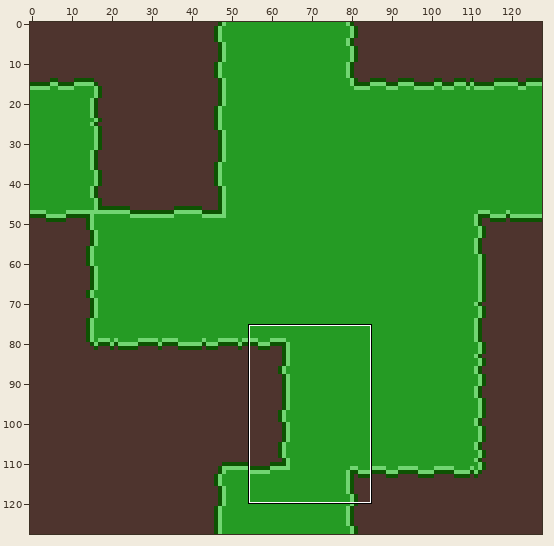
A pixel-art file gets an edit: Assets/Resources/Aseprite/GrassTilemap.aseprite. The first picture is a wide view before the edit; the outline marks the close-up.
Close-up. Old version:
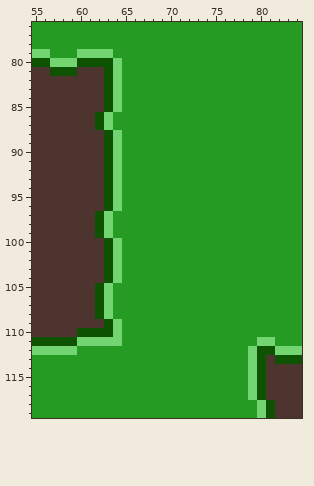
128x128 pixels, 1 frame. Shown: x 55..84, y 76..119.
After:
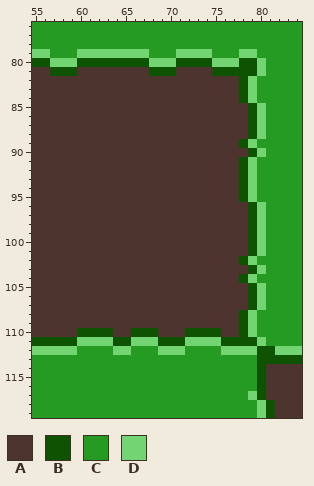
Palette (. is transparent): A #4e342e  B #0d5302  C #259b24  D #72d572
Log entry: Fix better tile Map Appearance
Difference:
{"y":79,"x":64,"old":"CCCC","new":"DDDD"}
{"y":79,"x":71,"old":"CCCC","new":"DDDD"}
{"y":79,"x":78,"old":"CC","new":"DD"}
{"y":80,"x":64,"old":"DCCCCCCCCCCCCCCCC","new":"BBBBDDDBBBBDDDBBD"}
{"y":81,"x":63,"old":"BDCCCCCCCCCCCCCCCC","new":"AAAAABBBAAAABBBBBD"}
{"y":82,"x":63,"old":"BDCCCCCCCCCCCCCCC","new":"AAAAAAAAAAAAAAABD"}
{"y":83,"x":63,"old":"BDCCCCCCCCCCCCCCC","new":"AAAAAAAAAAAAAAABD"}
{"y":84,"x":63,"old":"BDCCCCCCCCCCCCCCC","new":"AAAAAAAAAAAAAAABD"}
{"y":85,"x":63,"old":"BDCCCCCCCCCCCCCCCC","new":"AAAAAAAAAAAAAAAABD"}
{"y":86,"x":62,"old":"BDCCCCCCCCCCCCCCCCC","new":"AAAAAAAAAAAAAAAAABD"}
{"y":87,"x":62,"old":"BDCCCCCCCCCCCCCCCCC","new":"AAAAAAAAAAAAAAAAABD"}
{"y":88,"x":63,"old":"BDCCCCCCCCCCCCCCCC","new":"AAAAAAAAAAAAAAAABD"}
{"y":89,"x":63,"old":"BDCCCCCCCCCCCCCCC","new":"AAAAAAAAAAAAAAABD"}
{"y":90,"x":63,"old":"BDCCCCCCCCCCCCCCCC","new":"AAAAAAAAAAAAAAAABD"}
{"y":91,"x":63,"old":"BDCCCCCCCCCCCCCCC","new":"AAAAAAAAAAAAAAABD"}
{"y":92,"x":63,"old":"BDCCCCCCCCCCCCCCC","new":"AAAAAAAAAAAAAAABD"}
{"y":93,"x":63,"old":"BDCCCCCCCCCCCCCCC","new":"AAAAAAAAAAAAAAABD"}
{"y":94,"x":63,"old":"BDCCCCCCCCCCCCCCC","new":"AAAAAAAAAAAAAAABD"}
{"y":95,"x":63,"old":"BDCCCCCCCCCCCCCCC","new":"AAAAAAAAAAAAAAABD"}
{"y":96,"x":63,"old":"BDCCCCCCCCCCCCCCCC","new":"AAAAAAAAAAAAAAAABD"}
{"y":97,"x":62,"old":"BDCCCCCCCCCCCCCCCCC","new":"AAAAAAAAAAAAAAAAABD"}
{"y":98,"x":62,"old":"BDCCCCCCCCCCCCCCCCC","new":"AAAAAAAAAAAAAAAAABD"}
{"y":99,"x":62,"old":"BDCCCCCCCCCCCCCCCCC","new":"AAAAAAAAAAAAAAAAABD"}
{"y":100,"x":63,"old":"BDCCCCCCCCCCCCCCCC","new":"AAAAAAAAAAAAAAAABD"}
{"y":101,"x":63,"old":"BDCCCCCCCCCCCCCCCC","new":"AAAAAAAAAAAAAAAABD"}
{"y":102,"x":63,"old":"BDCCCCCCCCCCCCCCC","new":"AAAAAAAAAAAAAAABD"}
{"y":103,"x":63,"old":"BDCCCCCCCCCCCCCCCC","new":"AAAAAAAAAAAAAAAABD"}
{"y":104,"x":63,"old":"BDCCCCCCCCCCCCCCC","new":"AAAAAAAAAAAAAAABD"}
{"y":105,"x":62,"old":"BDCCCCCCCCCCCCCCCCC","new":"AAAAAAAAAAAAAAAAABD"}
{"y":106,"x":62,"old":"BDCCCCCCCCCCCCCCCCC","new":"AAAAAAAAAAAAAAAAABD"}
{"y":107,"x":62,"old":"BDCCCCCCCCCCCCCCCCC","new":"AAAAAAAAAAAAAAAAABD"}
{"y":108,"x":62,"old":"BDCCCCCCCCCCCCCCCC","new":"AAAAAAAAAAAAAAAABD"}
{"y":109,"x":63,"old":"BDCCCCCCCCCCCCCCC","new":"AAAAAAAAAAAAAAABD"}
{"y":110,"x":64,"old":"DCCCCCCCCCCCCCCC","new":"AABBBAAABBBBAABD"}
{"y":111,"x":64,"old":"DCCCCCCCCCCCCCCC","new":"BBDDDBBBDDDDBBBB"}
{"y":111,"x":81,"old":"D","new":"C"}
{"y":112,"x":64,"old":"CC","new":"DD"}
{"y":112,"x":69,"old":"CCC","new":"DDD"}
{"y":112,"x":76,"old":"CCC","new":"DDD"}
{"y":113,"x":79,"old":"D","new":"C"}
{"y":113,"x":81,"old":"A","new":"B"}
{"y":114,"x":79,"old":"D","new":"C"}
{"y":115,"x":79,"old":"D","new":"C"}
{"y":116,"x":79,"old":"D","new":"C"}
{"label":"changed","picture_box":[95,49,275,391]}
